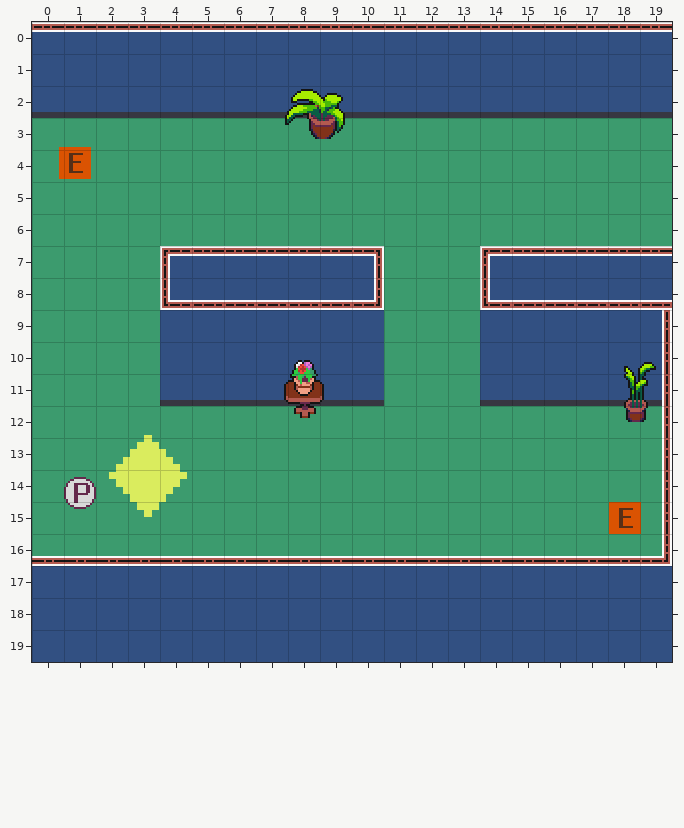
An edit to a level. Tiled map, project/map/level1.tmx. The picture above is the old version.
Cells are 16x16 px. Shown: x 0..19, y 0..19.
After:
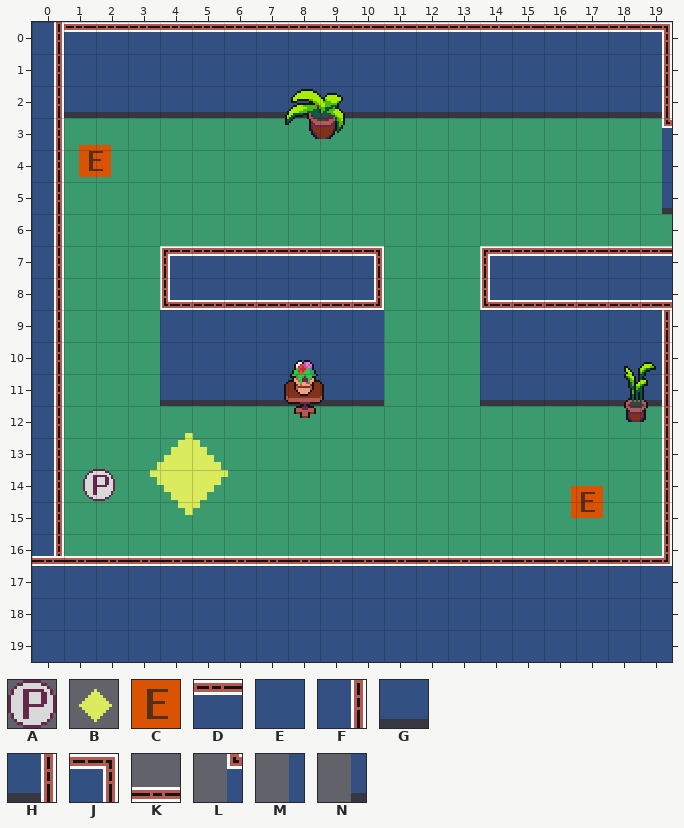
Key: from "GGJ_background": A 179, B 218, C 219, D 384, E 424, F 425, G 464, H 465, J 516, K 544, L 551, M 591, N 631.
_ is an empty cell.
Objects are placed by their top-left corner, in cells (3,4 is the top-left corner of cell 3,4); size is 1x1 cell unless given.
Log entry: updating all maps for working collisions and working spawner position
What changed:
Layer "tileLayerWalls":
Tile F replaces tile D in row 0 at x 0.
Tile F replaces tile E in row 1 at x 0 and 19.
Tile F replaces tile G in row 2 at x 0.
Tile F replaces tile K in row 16 at x 0.
Tile F is added in rows 3 to 15 at x 0.
Tile H replaces tile G in row 2 at x 19.
Tile J replaces tile D in row 0 at x 19.
Tile L is added in row 3 at x 19.
Tile M is added in row 4 at x 19.
Tile N is added in row 5 at x 19.
Layer "objLayer":
Object C "ennemySpawner" at 0.8,3.9 becomes C "ennemySpawner" at 1.5,3.9.
Object A "Player" at 1,14.2 becomes A "Player" at 1.6,14.
Object C "ennemySpawner" at 18,15 becomes C "ennemySpawner" at 16.9,14.5.
Object B "triggerDialog" at 1.8,12.2 size 3.5x3.8 becomes B "triggerDialog" at 3,12.1 size 3.5x3.8.
Where, in picture pixels (left, top, right, bottom), the same in both pictures:
changed: (32, 22, 228, 556)
changed: (658, 24, 672, 214)
new place: (571, 486, 603, 518)
old place: (609, 502, 641, 534)
